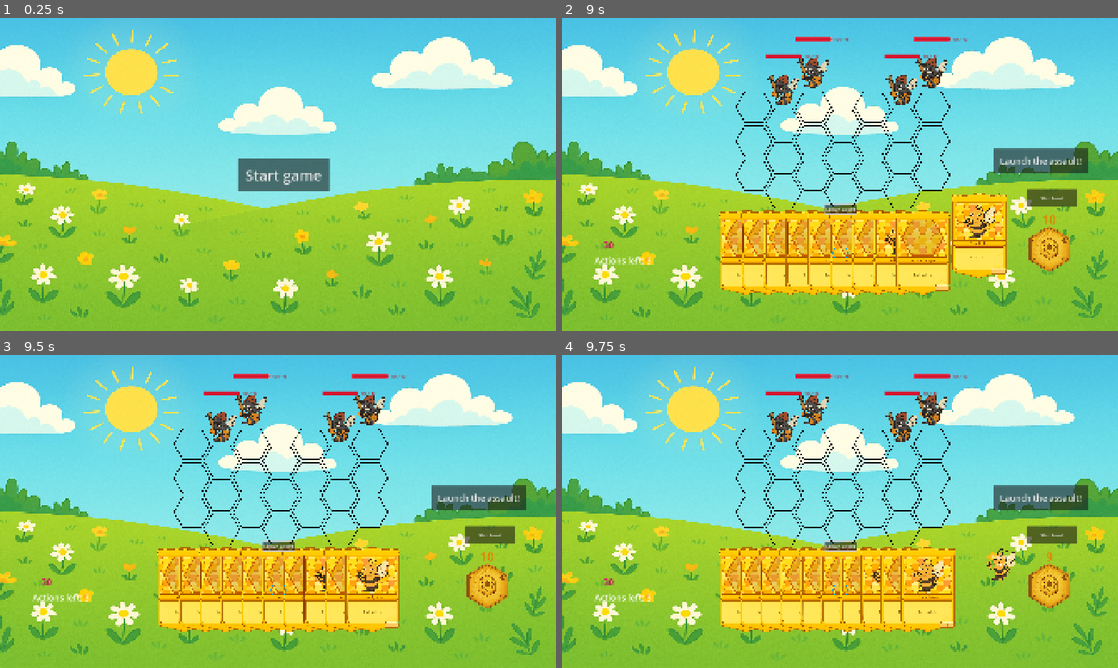
Above: before the commit, frames 1-4 (two rows, left to right).
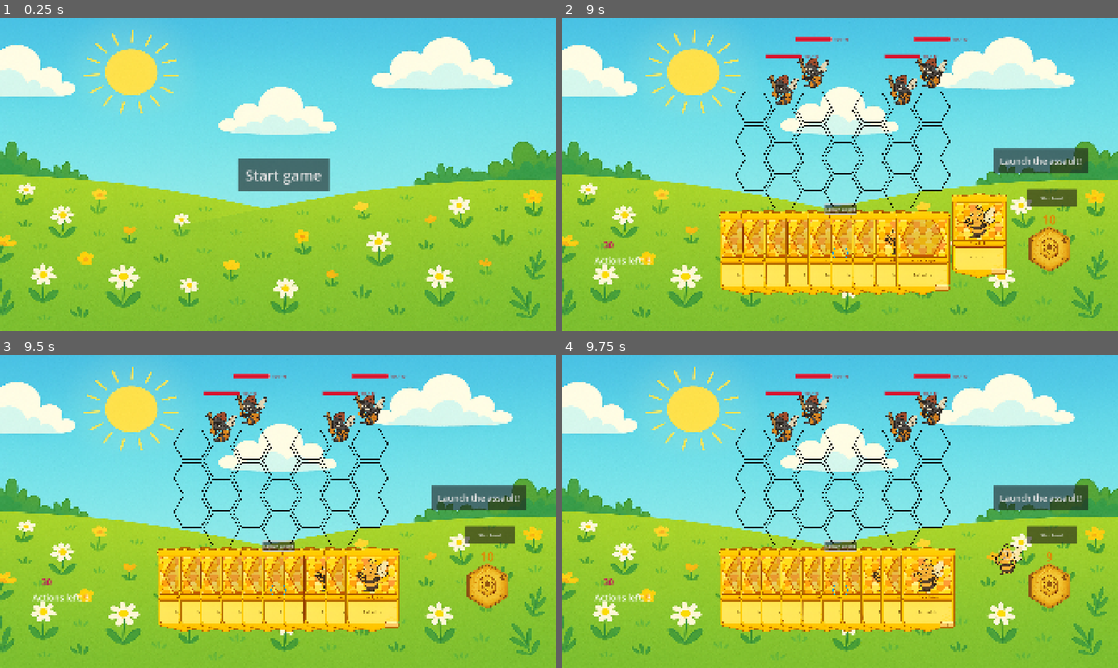
Above: after the commit, the same moments.

Repository: tysia2512/buzzco
Game: Godot game, scene res://scenes/main.tscn
The game is run twice, just before and just after one commit, with the same random seed, the same clock (stepped at 60 frames per second) and the same inputs.
Inputs (mouse positions are in pixels of both pictures, inside the frame that each line leads up to):
- Up to frame 1 (0.25 s): no input
- Up to frame 2 (9 s): click "Start game" at 0.5 s; click "Launch the assault!" at 1.25 s; click "Skip Level" at 2 s; click "Start level 2" at 2.75 s; click "Launch the assault!" at 3.5 s; click "Skip Level" at 4.25 s; click "Start level 3" at 5 s; click "Spawn a card" at 5.75 s; tap Enter at 6.5, 8 s; drag from (812, 71) to (745, 252) at 6.52 s; tap Space (ui_select) at 7.25, 8.75 s; drag from (928, 71) to (745, 252) at 7.27 s; move the mouse to (784, 89) at 8.02 s; hold Up (ui_up) 8.03-8.75 s; tap Shift at 8.1 s; click (784, 89) at 8.17 s; drag from (901, 89) to (745, 252) at 8.77 s
- Up to frame 3 (9.5 s): no input
- Up to frame 4 (9.75 s): tap Enter at 9.5 s; move the mouse to (1006, 558) at 9.52 s; hold Down (ui_down) from 9.53 s (still down); tap O at 9.6 s; click (1006, 558) at 9.67 s

Frames 1-3 are identical in both runs. In frame 4, 0.4% of the frame differs, in the area x 76-83%, y 60-72%.

Commit message:
Fix drag and drop

Diff:
--- a/scripts/card_display.gd
+++ b/scripts/card_display.gd
@@ -29,7 +29,6 @@
 	set(value):
 		card = value
 		if _collision_polygon:
-			print("setting card to: ", value)
 			_collision_polygon.card = value
 
 @export var enable_collision: bool = true:
@@ -49,7 +48,6 @@
 	$Name.text = card_name
 	$Description.text = description
 	$AttackPts.text = str(attack)
-	print("setting card to: ", card)
 	_collision_polygon.card = card
 	_collision_polygon.disabled = !enable_collision
 
--- a/scripts/card_movement_manager.gd
+++ b/scripts/card_movement_manager.gd
@@ -7,7 +7,6 @@
 @onready var deck_n_hand: DeckNHand = $DeckNHand
 
 var dragged_card: TypedCard = null
-var offset: Vector2 = Vector2.ZERO
 var screen_size
 
 func _ready() -> void:
@@ -15,8 +14,8 @@
 
 func _process(delta: float) -> void:
 	if dragged_card:
-		var position = get_global_mouse_position() + offset
-		dragged_card.position = Vector2(clamp(position.x, 0, screen_size.x), clamp(position.y, 0, screen_size.y))
+		var p = get_global_mouse_position()
+		dragged_card.position = Vector2(clamp(p.x, 0, screen_size.x), clamp(p.y, 0, screen_size.y))
 
 func _input(event: InputEvent) -> void:
 	if GameState.turn_stage != GameState.TurnStage.PLAYER_MOVE:
@@ -29,11 +28,11 @@
 				dragged_card.card.set_is_dragged()
 				dragged_card.reparent(self)
 				deck_n_hand.card_spawn_point.update()
-				offset = dragged_card.position - get_global_mouse_position()
+				dragged_card.position += get_global_mouse_position() - dragged_card.global_position
 		else:
 			if dragged_card == null:
 				return
-			var grid_tile = _check_for_grid_tile(dragged_card.global_position)
+			var grid_tile = _check_for_grid_tile(get_global_mouse_position())
 			if grid_tile != null && _can_place_on_tile(grid_tile, dragged_card.card):
 				place_card(grid_tile)
 			else:
@@ -61,14 +60,12 @@
 func place_card(tile: GridTile):
 	grid.place_card(dragged_card, tile)
 	dragged_card = null
-	offset = Vector2.ZERO
 	perform_player_action.emit()
 	card_placed.emit()
 
 func drop_card():
 	deck_n_hand.add_card(dragged_card)
 	dragged_card = null
-	offset = Vector2.ZERO
 
 func check_for_card() -> TypedCard:
 	var space_state = get_world_2d().direct_space_state
@@ -86,10 +83,10 @@
 	assert(card is TypedCard)
 	return card
 
-func _check_for_grid_tile(position: Vector2) -> GridTile:
+func _check_for_grid_tile(p: Vector2) -> GridTile:
 	var space_state = get_world_2d().direct_space_state
 	var parameters = PhysicsPointQueryParameters2D.new()
-	parameters.position = position
+	parameters.position = p
 	parameters.collide_with_areas = true
 	parameters.collision_mask = 2
 	var result = space_state.intersect_point(parameters)
--- a/scripts/generic_card.gd
+++ b/scripts/generic_card.gd
@@ -102,10 +102,6 @@
 	if card_display:
 		card_display.card = card
 
-
-
-
-
 func _update_labels():
 	debug_attack_strength_label.set_text(str(get_attack_with_effects()))
 
